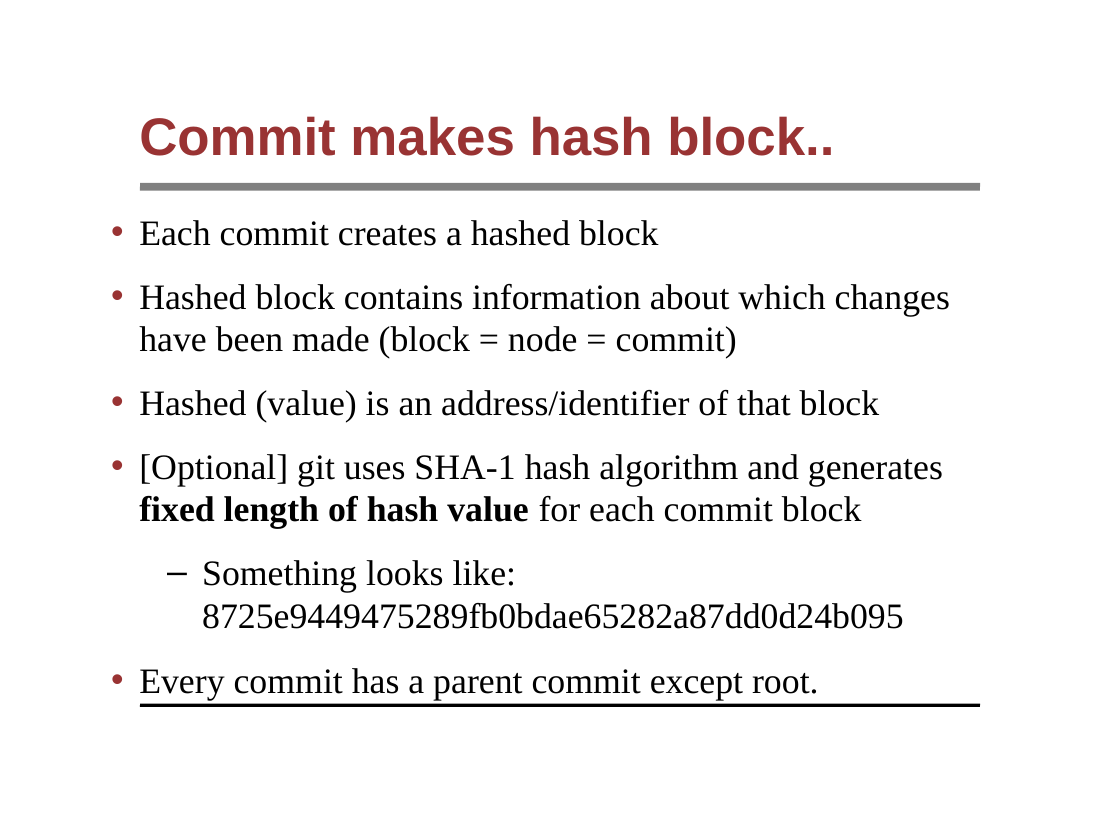
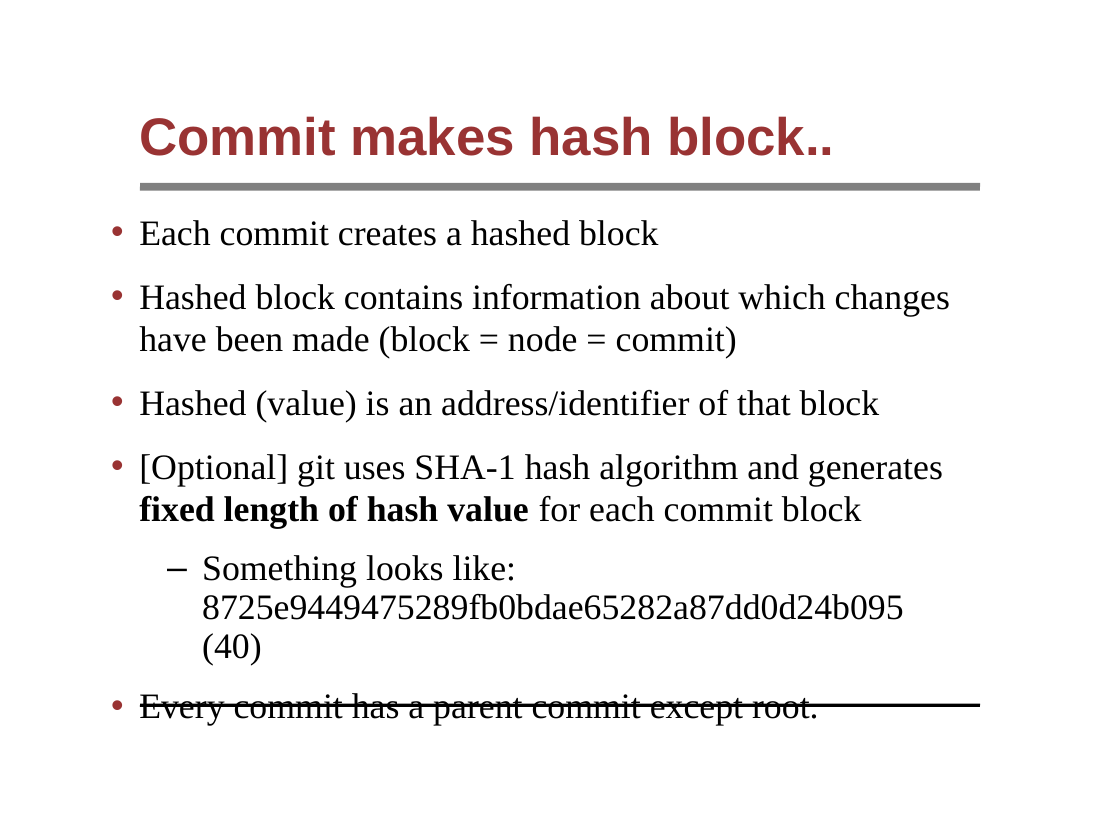
Before and after one commit to syyunn/pml-git, a slide deck: slide 21 of main.ppt. Drawn at 1120x840 pixels with LibreOffice and Linux fonts; fonts in the diff are those of the drawing; background and template pictures are left out. Boxes give left, top, right and bottom in pixels: in the first picture for what was removed or moved away, otherwise in the second. Text is boxed around its words. In the diff, an @@ line names an element or a change of style, - is before the commit and + after.

```diff
--- a/main.ppt
+++ b/main.ppt
@@ text at box(202, 555, 904, 665): text changed @@
-  – Something looks like: 8725e9449475289fb0bdae65282a87dd0d24b095
+  – Something looks like: 8725e9449475289fb0bdae65282a87dd0d24b095 (40)
@@ text at box(139, 693, 819, 726): line spacing 1 to 0.9 @@
```
Also in this commit, not shown: 10 other files.
